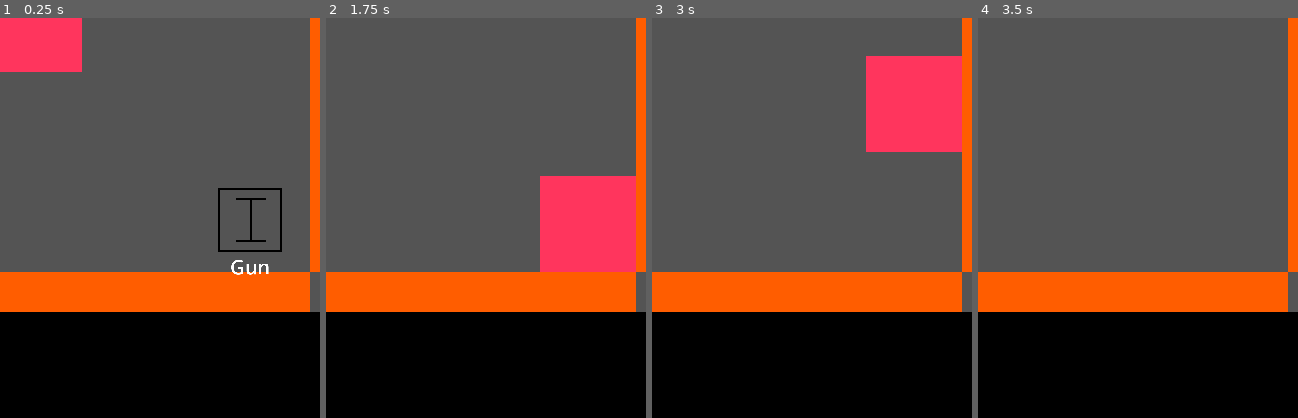
Above: before the commit, frames 1-4 (left to right).
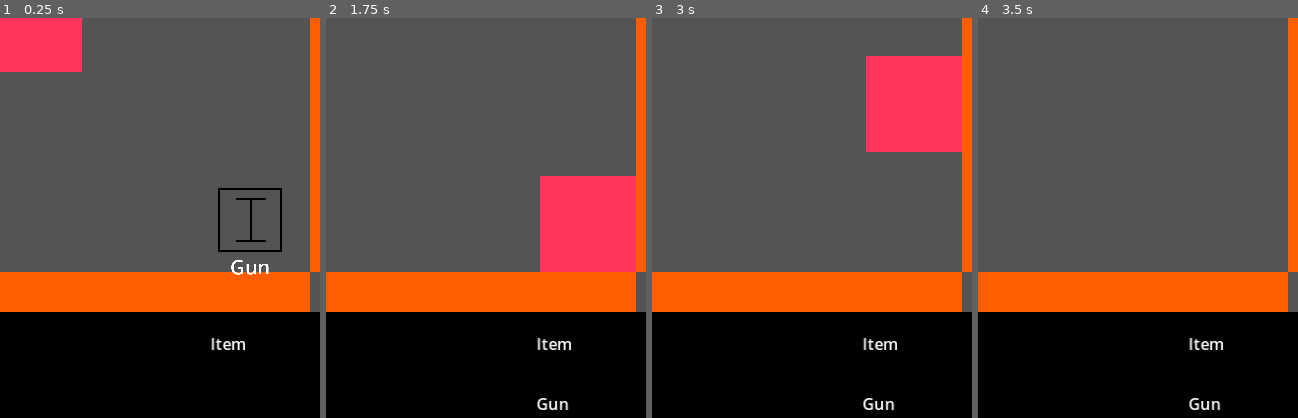
Above: after the commit, the same moments.

Repository: Kehos/ldjam54-limitedspace
Game: Godot game, scene res://scenes/Game/Game.tscn
Two runs of this game, one before a commit and one after it. Both use one fixed random seed, a clock stepped at 60 frames per second and the inputs below.
Inputs:
- Up to frame 1 (0.25 s): no input
- Up to frame 2 (1.75 s): tap Enter at 0.5 s; hold Right (ui_right) 0.53-1.28 s; tap E (interact) at 0.6, 1.55 s; tap Q (observe) at 0.8, 1.35 s; tap Space at 1.25 s; hold Down (ui_down) from 1.28 s (still down)
- Up to frame 3 (3 s): tap Enter at 2 s; release Down (ui_down) at 2.03 s; hold Right (ui_right) 2.03-2.78 s; tap E (interact) at 2.1 s; tap Q (observe) at 2.3, 2.85 s; tap Space at 2.75 s; hold Up (ui_up) from 2.78 s (still down)
- Up to frame 4 (3.5 s): keep holding Up (ui_up); tap E (interact) at 3.05 s
The pictures show only the part of the screen within x 45-95%, y 43-93%; the shares and areas given below are measured in that part.

The runs differ from the first frame. In frame 1, 0.2% of the frame differs, in the area x 65-77%, y 80-83%; in frame 2, 0.4%, in the area x 65-77%, y 80-98%; in frame 3, 0.4%; in frame 4, 0.4%.

Commit message:
Game fully playable without clues, art and gamefinished

Diff:
--- a/project.godot
+++ b/project.godot
@@ -24,6 +24,7 @@
 
 window/size/viewport_width=160
 window/size/viewport_height=200
+window/size/mode=2
 window/stretch/mode="canvas_items"
 
 [input]
--- a/scenes/Game/Game.tscn
+++ b/scenes/Game/Game.tscn
@@ -63,6 +63,15 @@
 layout_mode = 2
 theme_override_font_sizes/normal_font_size = 4
 
+[node name="ItemActionsText" type="RichTextLabel" parent="TextsContainer/MarginContainer"]
+visible = false
+layout_mode = 2
+theme_override_font_sizes/normal_font_size = 4
+text = "Observe (Q)
+
+Pick (E)"
+fit_content = true
+
 [node name="DoorActionsText" type="RichTextLabel" parent="TextsContainer/MarginContainer"]
 visible = false
 layout_mode = 2
@@ -70,15 +79,6 @@
 text = "Observe (Q)
 
 Interact (E)"
-fit_content = true
-
-[node name="ItemActionsText" type="RichTextLabel" parent="TextsContainer/MarginContainer"]
-visible = false
-layout_mode = 2
-theme_override_font_sizes/normal_font_size = 4
-text = "Observe (Q)
-
-Pick (E)"
 fit_content = true
 
 [node name="Inventory" type="PanelContainer" parent="."]
@@ -94,6 +94,21 @@
 theme_override_constants/margin_top = 5
 theme_override_constants/margin_right = 5
 theme_override_constants/margin_bottom = 5
+
+[node name="VBoxContainer" type="VBoxContainer" parent="Inventory/MarginContainer"]
+layout_mode = 2
+theme_override_constants/separation = 0
+
+[node name="InventoryTitleLabel" type="RichTextLabel" parent="Inventory/MarginContainer/VBoxContainer"]
+custom_minimum_size = Vector2(0, 15)
+layout_mode = 2
+theme_override_font_sizes/normal_font_size = 4
+text = "Item"
+
+[node name="ItemInHandLabel" type="RichTextLabel" parent="Inventory/MarginContainer/VBoxContainer"]
+custom_minimum_size = Vector2(0, 15)
+layout_mode = 2
+theme_override_font_sizes/normal_font_size = 4
 
 [node name="ItemSpawns" type="Node" parent="."]
 
--- a/scenes/Item/BaseItem.tscn
+++ b/scenes/Item/BaseItem.tscn
@@ -29,6 +29,3 @@
 text = "XXXXXXXXXX"
 horizontal_alignment = 1
 vertical_alignment = 1
-
-[connection signal="mouse_entered" from="ItemArea" to="." method="_on_area_2d_mouse_entered" flags=18]
-[connection signal="mouse_exited" from="ItemArea" to="." method="_on_area_2d_mouse_exited" flags=18]
--- a/scripts/Game/Game.gd
+++ b/scripts/Game/Game.gd
@@ -5,12 +5,14 @@
 @onready var textContent: RichTextLabel = $TextsContainer/MarginContainer/CurrentActionText
 @onready var doorActions: RichTextLabel = $TextsContainer/MarginContainer/DoorActionsText
 @onready var itemActions: RichTextLabel = $TextsContainer/MarginContainer/ItemActionsText
+@onready var itemInHandLabel: RichTextLabel = $Inventory/MarginContainer/VBoxContainer/ItemInHandLabel
 
 # Game properties
 var roomDoors = []
 var roomItems = []
 var currentRoom = 0
 var maxRoom = 4
+var goToNextRoomAsked = false
 
 # Current room properties
 var currentRoomItems = []
@@ -18,6 +20,8 @@
 
 # Player properties
 var itemInHand = -1
+@onready var playerNode = $Player
+@onready var playerInitialPosition = $Player.position
 
 # Door properties
 var doorInteractable = false
@@ -37,12 +41,18 @@
 	get_dungeon_properties()
 	set_current_room_properties()
 
+	print(playerNode.position)
+
 func _process(_delta):
 	if doorInteractable:
-		if Input.is_action_just_pressed("observe"):
-			observe_door()
-		if Input.is_action_just_pressed("interact"):
-			interact_door()
+		if goToNextRoomAsked:
+			if Input.is_action_just_pressed("interact"):
+				go_to_next_room()
+		else:
+			if Input.is_action_just_pressed("observe"):
+				observe_door()
+			if Input.is_action_just_pressed("interact"):
+				interact_door()
 
 	if itemInteractable:
 		if Input.is_action_just_pressed("observe"):
@@ -58,9 +68,14 @@
 		spawnPointStatus.append(-1)
 
 func set_current_room_properties():
+	init_door_properties()
 	currentRoomID = roomDoors[currentRoom]
 	currentRoomItems = roomItems[currentRoom]
 	spawn_items()
+
+func init_door_properties():
+	doorInteractable = false
+	doorIsOpen = false
 
 func spawn_items():
 	# Clean spawn points
@@ -85,8 +100,10 @@
 		spawnPointStatus[randomSpawnPoint] = i
 		item.position = Vector2(itemSpawns[randomSpawnPoint].position)
 
-func discard_item():
-	itemInHand = ""
+func go_to_next_room():
+	currentRoom += 1
+	set_current_room_properties()
+	playerNode.position = Vector2(playerInitialPosition)
 
 # Door
 func _on_player_door_entered():
@@ -98,22 +115,34 @@
 func _on_player_door_exited():
 	doorInteractable = false
 	doorActions.hide()
+	textContent.hide()
+	goToNextRoomAsked = false
 
 func observe_door():
 	doorActions.hide()
-	textContent.text = Constants.DOOR_TEXT[currentRoomID]
+	if doorIsOpen:
+		textContent.text = "The door is open"
+	else:
+		textContent.text = Constants.DOOR_TEXT[currentRoomID]
 	textContent.show()
 
 func interact_door():
 	doorActions.hide()
-	if itemInHand < 0:
-		textContent.text = "You need something to interact with the door"
-	elif itemInHand == currentRoomID:
-		textContent.text = Constants.DOOR_ACTION[currentRoomID]
-		doorIsOpen = true
+
+	if doorIsOpen:
+		goToNextRoomAsked = true
+		textContent.text = "Go to next room? (E)"
+		textContent.show()
 	else:
-		textContent.text = "This does not work here"
-	textContent.show()
+		if itemInHand < 0:
+			textContent.text = "You need something to interact with the door"
+		elif itemInHand == currentRoomID:
+			textContent.text = Constants.DOOR_ACTION[currentRoomID]
+			doorIsOpen = true
+			discard_item()
+		else:
+			textContent.text = "This does not work here"
+		textContent.show()
 
 # Item
 func _on_player_item_entered(id):
@@ -139,18 +168,31 @@
 	# Remove item and drop if had one in hand
 	remove_item()
 
-	# Pick item
-	itemInHand = itemHoveredId
-	itemHoveredId = -1
-	itemInteractable = false
+	# Update item properties
+	if itemInHand > -1:
+		textContent.text = str("You dropped ", Constants.ITEM_NAMES[itemInHand], ". You picked ", Constants.ITEM_NAMES[itemHoveredId])
+		var itemWasInHand = itemInHand
+		itemInHand = itemHoveredId
+		itemHoveredId = itemWasInHand
+	else:
+		textContent.text = str("You picked ", Constants.ITEM_NAMES[itemHoveredId])
+		itemInHand = itemHoveredId
+		itemHoveredId = -1
+		itemInteractable = false
 	textContent.show()
-	textContent.text = str("You picked ", Constants.ITEM_NAMES[itemInHand])
+	itemInHandLabel.text = Constants.ITEM_NAMES[itemInHand]
 
 func remove_item():
 	for i in itemsContainer.get_children():
 		if i.item_index == itemHoveredId:
 			if itemInHand > -1:
 				i.item_index = itemInHand
-				print(str("You dropped ", Constants.ITEM_NAMES[i.item_index]))
 			else:
 				i.hide()
+				await get_tree().create_timer(1).timeout
+				itemsContainer.remove_child(i)
+				i.queue_free()
+
+func discard_item():
+	itemInHand = -1
+	itemInHandLabel.text = ""
